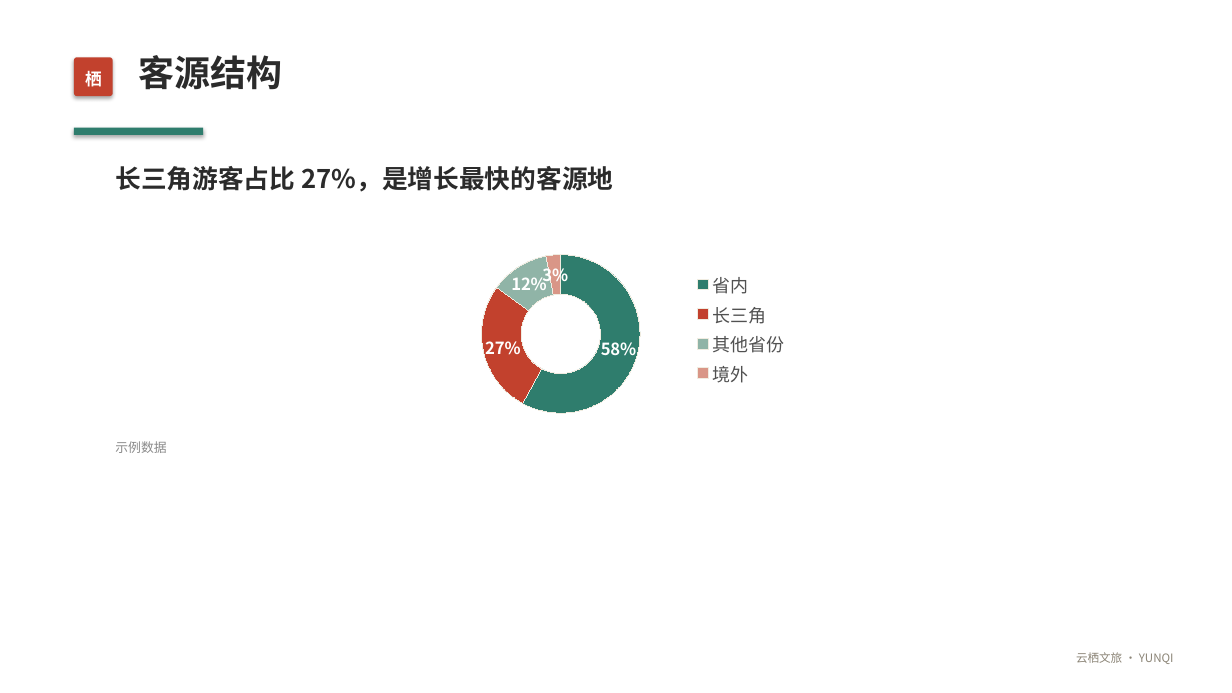
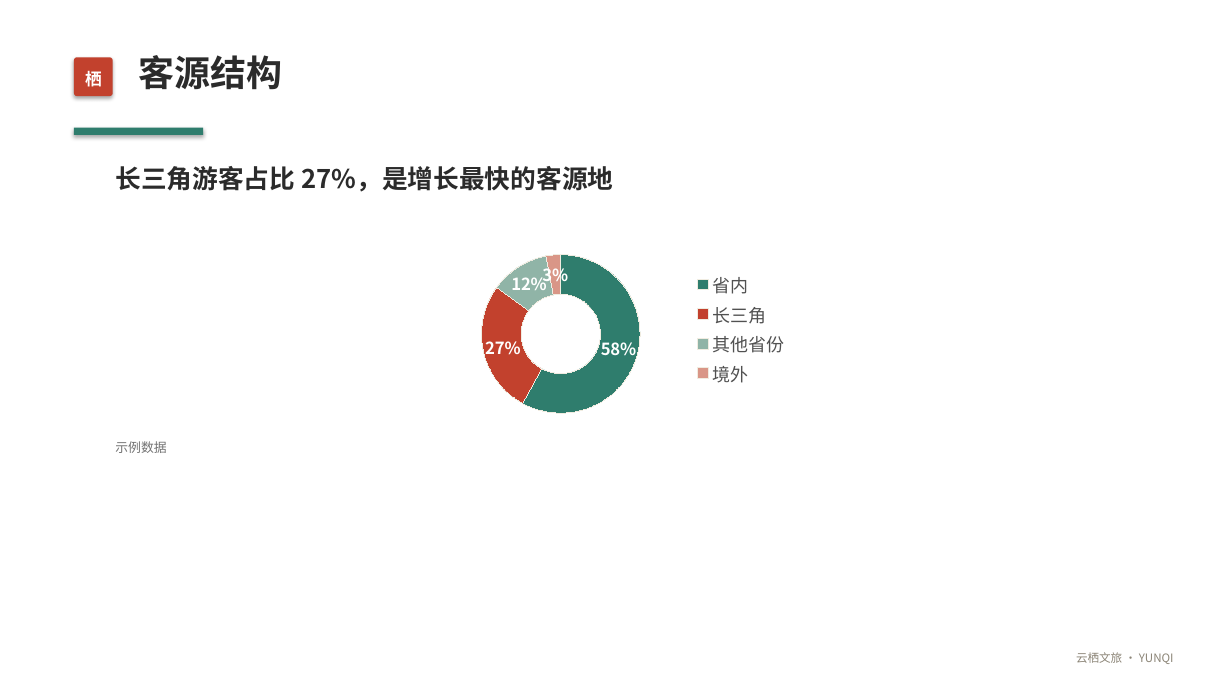
Before and after one commit to crawfordxx/xiaoma-ppt, a slide deck: slide 10 of examples/tourism/out/deck.pptx. Drawn at 1232x693 pixels with LibreOffice and Linux fonts; fonts in the diff are those of the drawing; background and template pictures are left out. Boxes give left, top, right and bottom in pixels: in the first picture for what was removed or moved away, otherwise in the second. Text is boxed around its words. In the diff, an @@ line names an element or a change of style, - is before the commit and + after.

```diff
--- a/examples/tourism/out/deck.pptx
+++ b/examples/tourism/out/deck.pptx
@@ text "示例数据" at (115,441,166,453): text colour #8A8A8A to #727272 @@
```
Also in this commit, not shown: 1 other slide changed, 27 other files.
